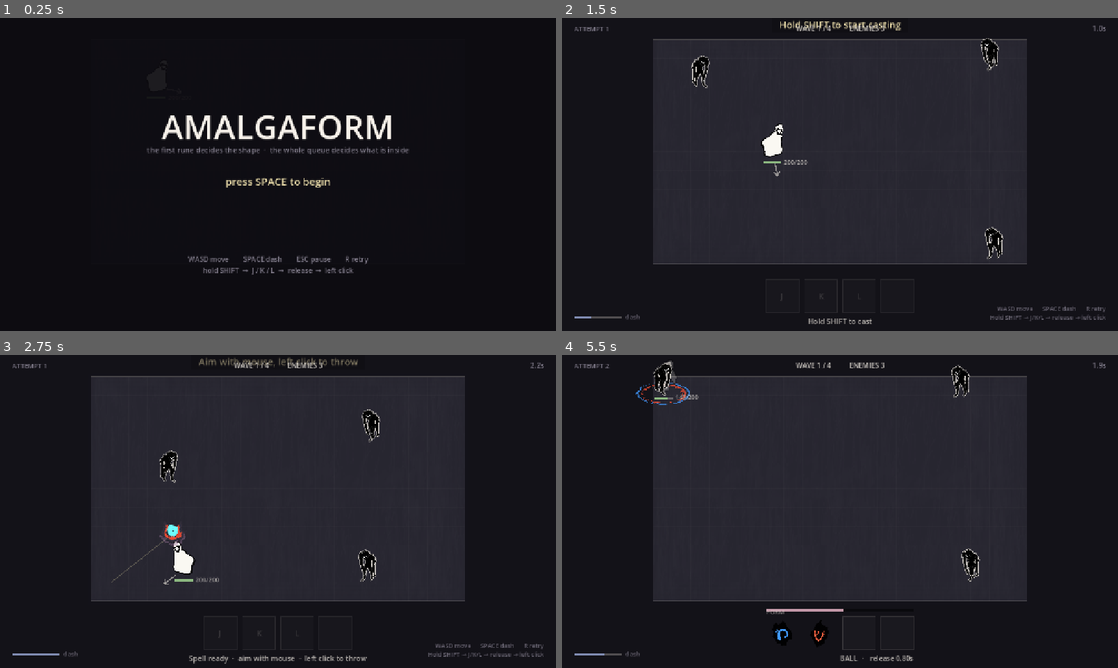
Above: before the commit, frames 1-4 (two rows, left to right).
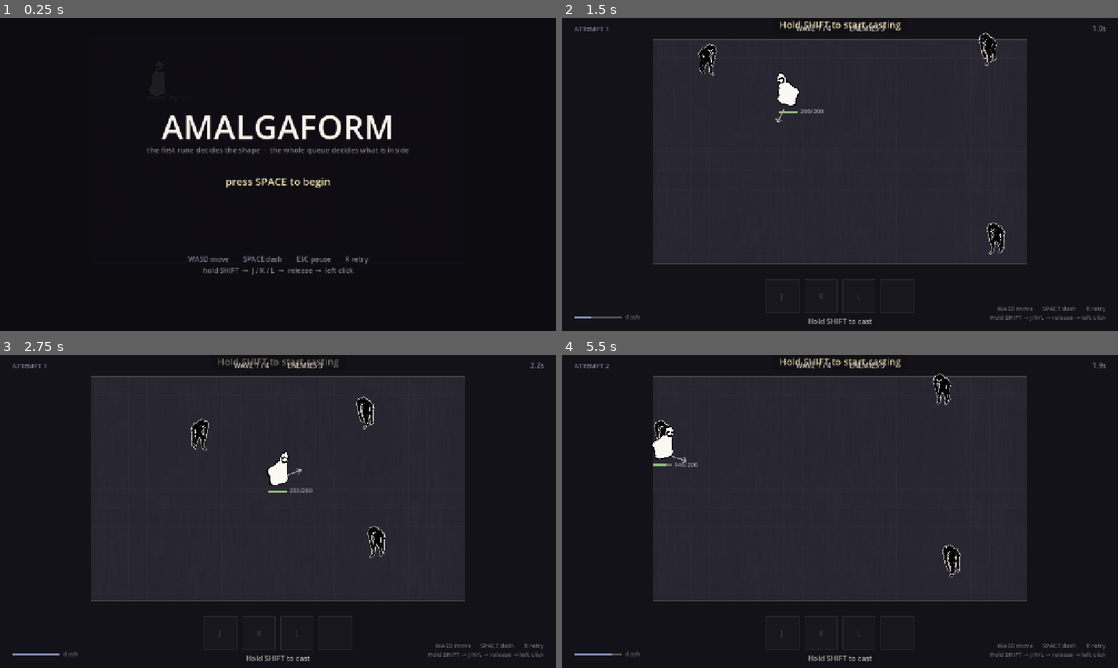
Above: after the commit, the same moments.

Repository: Ahingg/amalgaform
Game: Godot game, scene res://view/main.tscn
Two runs of this game, one before a commit and one after it. Both use one fixed random seed, a clock stepped at 60 frames per second and the inputs below.
Inputs (mouse positions are in pixels of both pictures, inside the frame that each line leads up to):
- Up to frame 1 (0.25 s): no input
- Up to frame 2 (1.5 s): tap Space at 0.5, 0.77 s; move the mouse to (962, 158) at 0.52 s; hold D 0.53-1.28 s; tap Shift at 0.6 s; click (962, 158) at 0.67 s; move the mouse to (728, 190) at 1.27 s; hold S from 1.28 s (still down); tap Enter at 1.35 s
- Up to frame 3 (2.75 s): tap Space at 1.52 s; move the mouse to (333, 442) at 2.02 s; release S at 2.03 s; hold D from 2.03 s (still down); tap Keypad Enter at 2.1 s
- Up to frame 4 (5.5 s): move the mouse to (812, 574) at 2.77 s; release D at 2.78 s; hold W 2.78-3.53 s; tap P at 2.85 s; click (812, 574) at 2.92 s; tap Space at 3.02, 3.77, 4.52 s; move the mouse to (1006, 558) at 3.52 s; hold A 3.53-5.03 s; tap R at 3.6 s; move the mouse to (673, 464) at 4.27 s; tap J at 4.35 s; move the mouse to (867, 511) at 5.02 s; hold S from 5.03 s (still down); tap K at 5.1 s; click (867, 511) at 5.17 s

The runs differ from the first frame. In frame 2, 1.5% of the frame differs, in the area x 23-80%, y 4-77%; in frame 3, 2.7%; in frame 4, 2.9%, in the area x 7-98%, y 0-98%.

Commit message:
Gate demo input behind demo launch flag

Diff:
--- a/challenge-6/view/demo_input.gd
+++ b/challenge-6/view/demo_input.gd
@@ -21,6 +21,10 @@
 var _t := 0.0
 var _phase := 0
 var _next := 0.6
+
+
+func _ready() -> void:
+	set_physics_process(enabled())
 
 
 static func enabled() -> bool:
